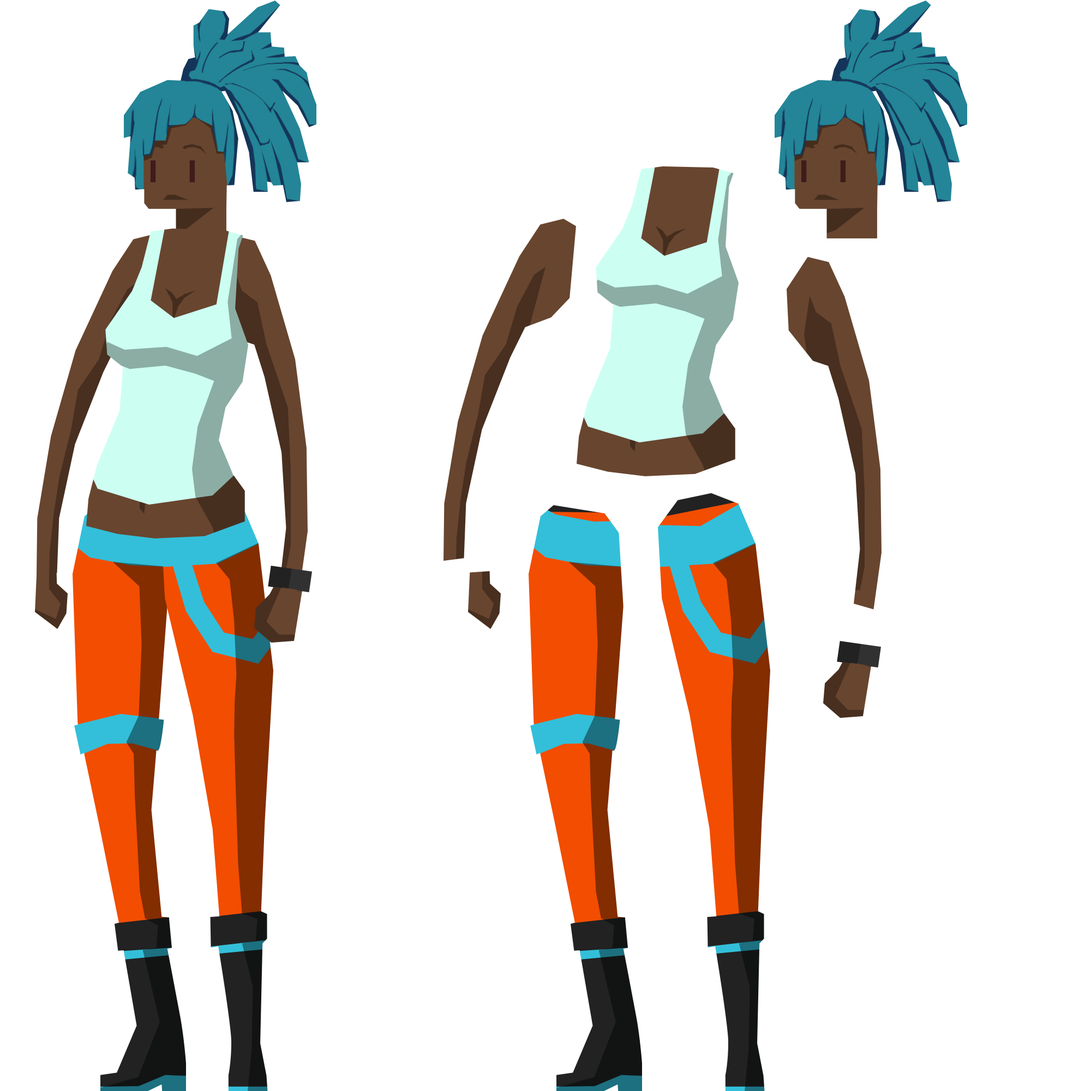
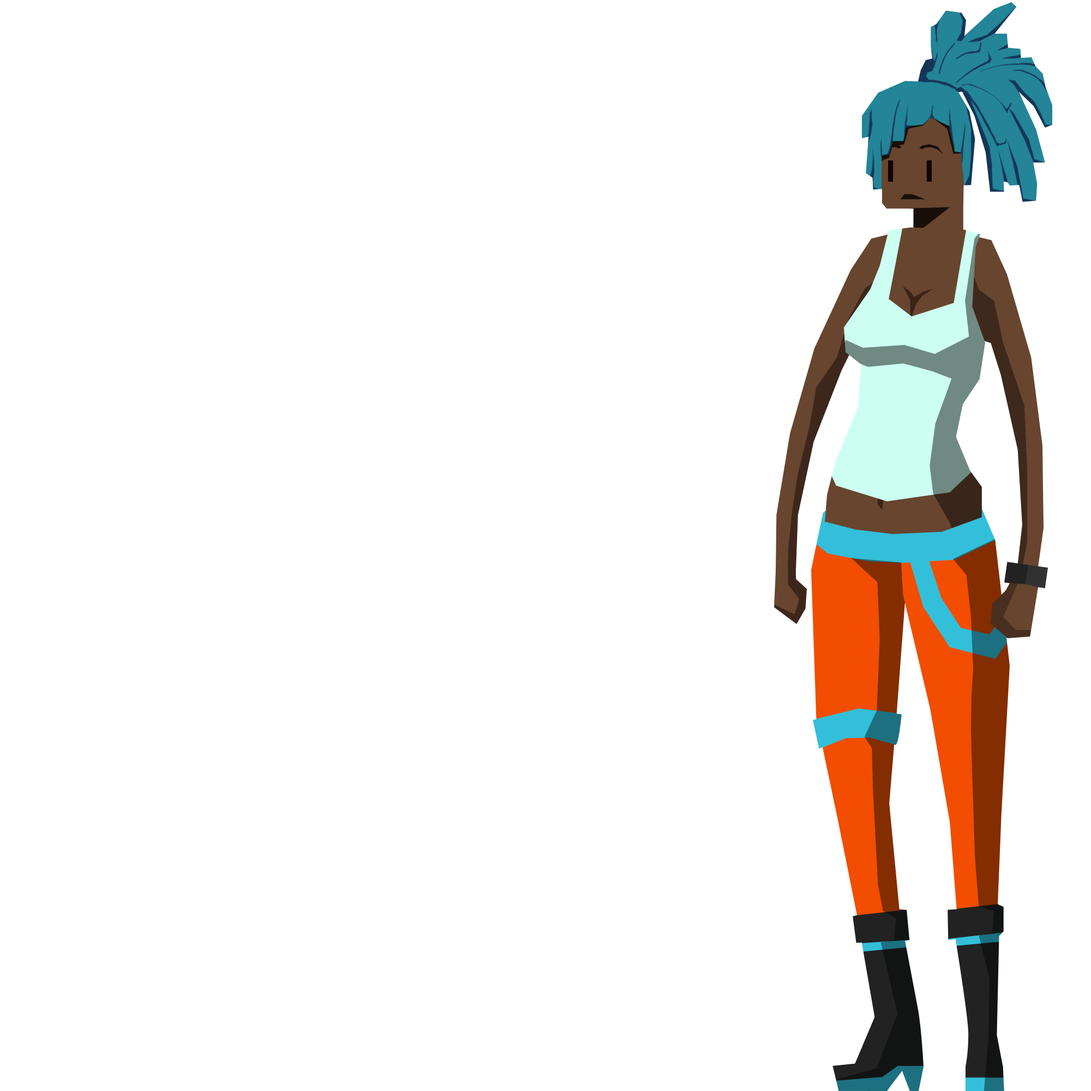
Before/after of a 1091×1091 layered artwork. What changed in the layer stack:
removed group "Group 2 copy" (34 layers) over [443,0,984,1091]
painted on "Rectangle 15" (in "Group 2" › "body") over [102,222,1005,574]
painted on "Rectangle 8" (in "Group 2" › "body") over [84,204,989,505]
painted on "Shape 1" (in "Group 2" › "body") over [139,286,934,515]
painted on "Rectangle 1" (in "Group 2" › "body") over [86,227,986,539]
painted on "Layer 11" (in "Group 2" › "head") over [123,0,1053,217]
painted on "Rectangle 6" (in "Group 2" › "head") over [123,0,1053,205]
painted on "Rectangle 9" (in "Group 2" › "head") over [140,112,963,236]
painted on "Rectangle 5" (in "Group 2" › "head") over [123,0,1053,239]
moved "L_hand" (in "Group 2" › "L_arm") into group "L_arm" over [246,557,1049,658]
"Rectangle 16" (in "Group 2" › "L_arm" › "L_hand"): opacity 51% → 50%, painted on it over [246,557,1040,658]
"Rectangle 17" (in "Group 2" › "L_arm"): opacity 51% → 66%, painted on it over [230,273,1028,570]
painted on "Rectangle 2" (in "Group 2" › "L_arm") over [212,235,1045,589]
painted on "Rectangle 14 copy" (in "Group 2" › "L_leg") over [216,531,1013,1091]
painted on "Rectangle 11" (in "Group 2" › "L_leg") over [156,497,1030,1091]
painted on "Rectangle 10" (in "Group 2" › "L_leg") over [148,490,1018,919]
painted on "Rectangle 4" (in "Group 2" › "L_leg") over [160,490,1011,1091]
painted on "Rectangle 14" (in "Group 2" › "R_leg") over [88,558,931,1091]
painted on "Rectangle 13" (in "Group 2" › "R_leg") over [65,502,930,1091]
painted on "Rectangle 12" (in "Group 2" › "R_leg") over [49,507,922,927]
painted on "Rectangle 4 copy" (in "Group 2" › "R_leg") over [72,502,924,1091]
"Rectangle 18" (in "Group 2" › "R_arm"): opacity 51% → 69%, painted on it over [49,280,877,575]
painted on "Rectangle 2 copy" (in "Group 2" › "R_arm") over [36,233,908,576]
…and 40 more changes (1 opacity, 5 painted, 34 removed, 1 stack)
